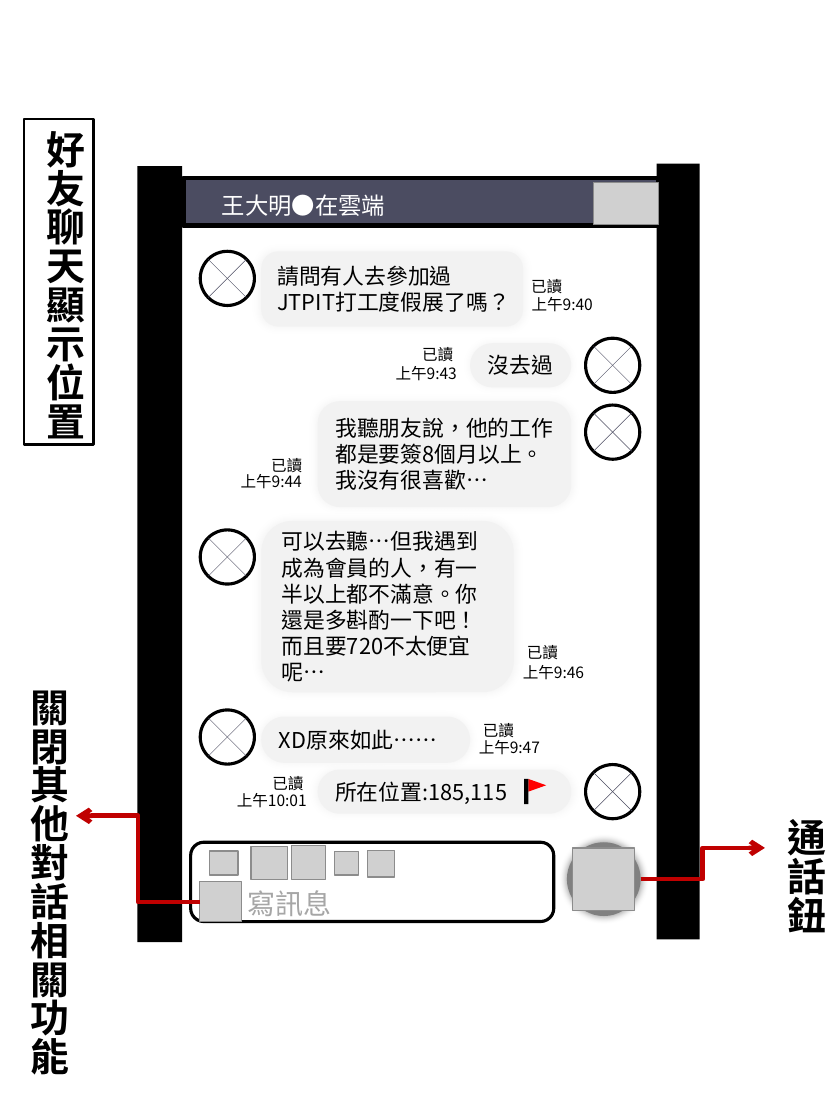
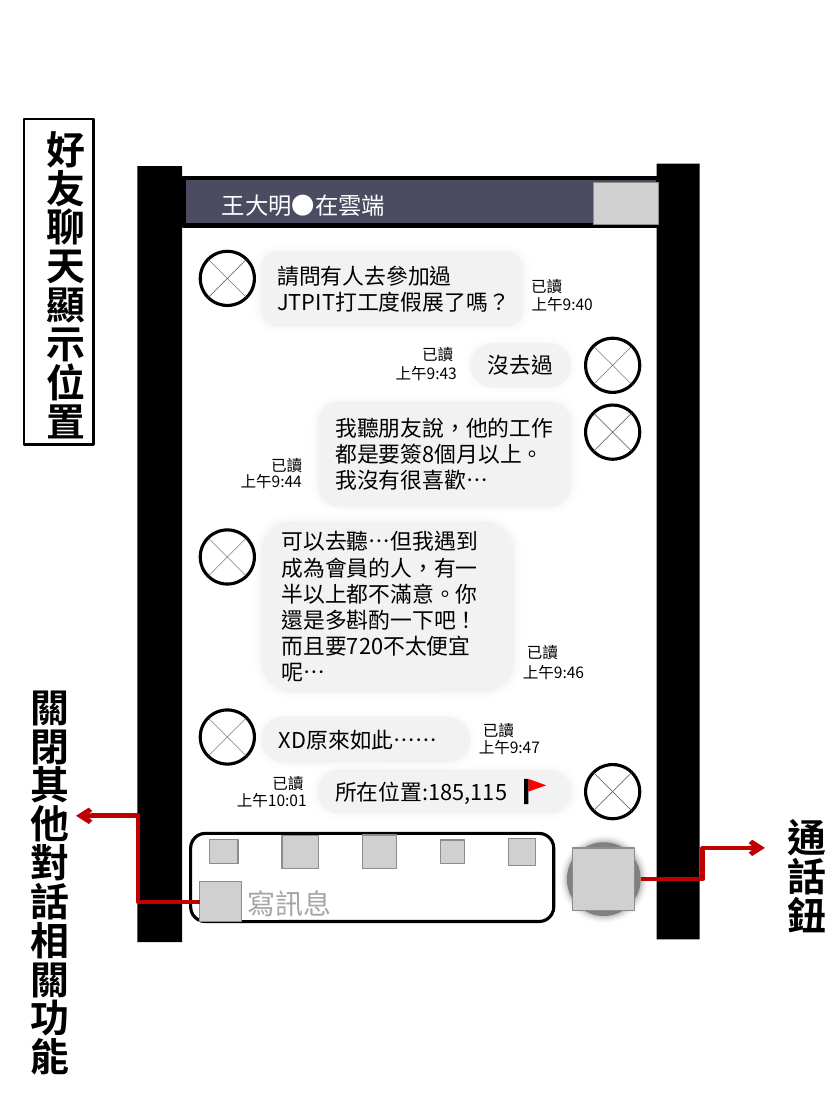
Before and after one commit to GabrielleWuHY/J2, a slide deck: slide 14 of ProjectA/FOuting框架圖.pptx. Drawn at 840x1120 pixels with LibreOffice and Linux fonts; fonts in the diff are those of the drawing; grey boxes stand for pictures; background and template pictures are left out. Boxes give left, top, right and bottom in pixels: in the first picture for what was removed or moved away, otherwise in the second. Text is boxed around its words. In the diff, an @@ line names an element or a change of style, - is before the commit and + after.

```diff
--- a/ProjectA/FOuting框架圖.pptx
+++ b/ProjectA/FOuting框架圖.pptx
@@ rounded rectangle: place and size @@
-rounded rectangle at [190,842,553,922]
+rounded rectangle at [190,833,553,922]
@@ picture: place and size @@
-picture at [251,847,288,879]
+picture at [282,836,319,868]
@@ picture: place and size @@
-picture at [291,846,325,879]
+picture at [363,836,396,869]
@@ picture: place and size @@
-picture at [367,850,394,877]
+picture at [508,839,535,866]
@@ picture: place and size @@
-picture at [209,851,237,875]
+picture at [209,840,237,864]
@@ picture: place and size @@
-picture at [335,851,358,875]
+picture at [440,840,464,864]
```
Also in this commit, not shown: 5 other slides changed.
